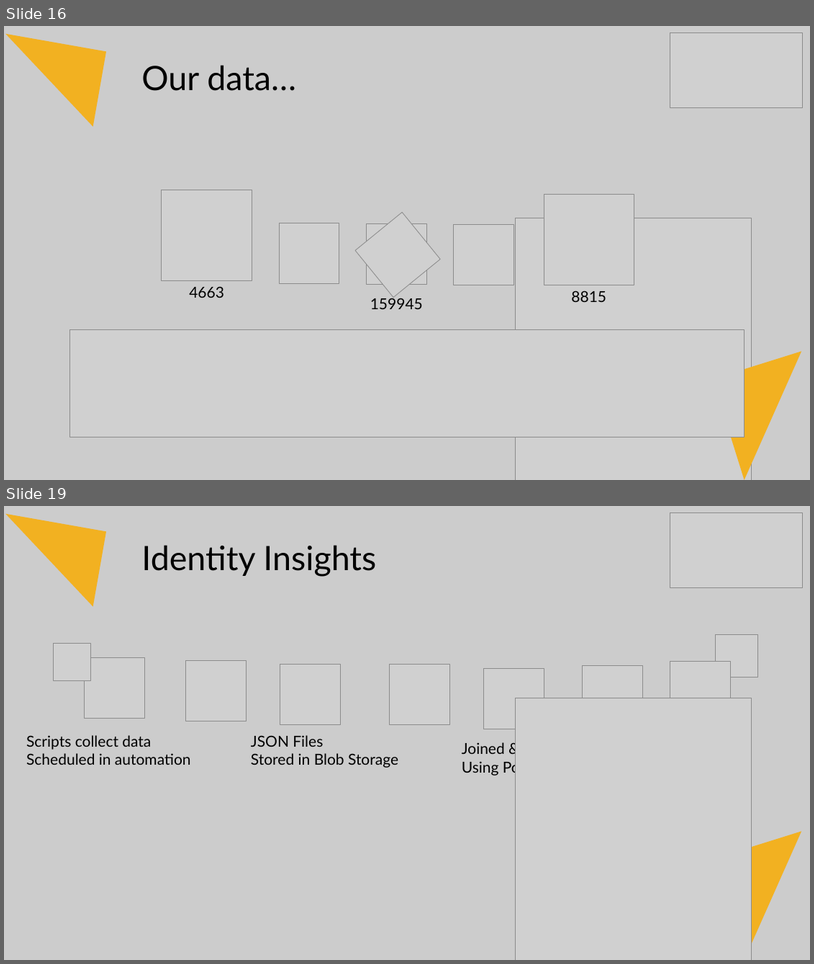
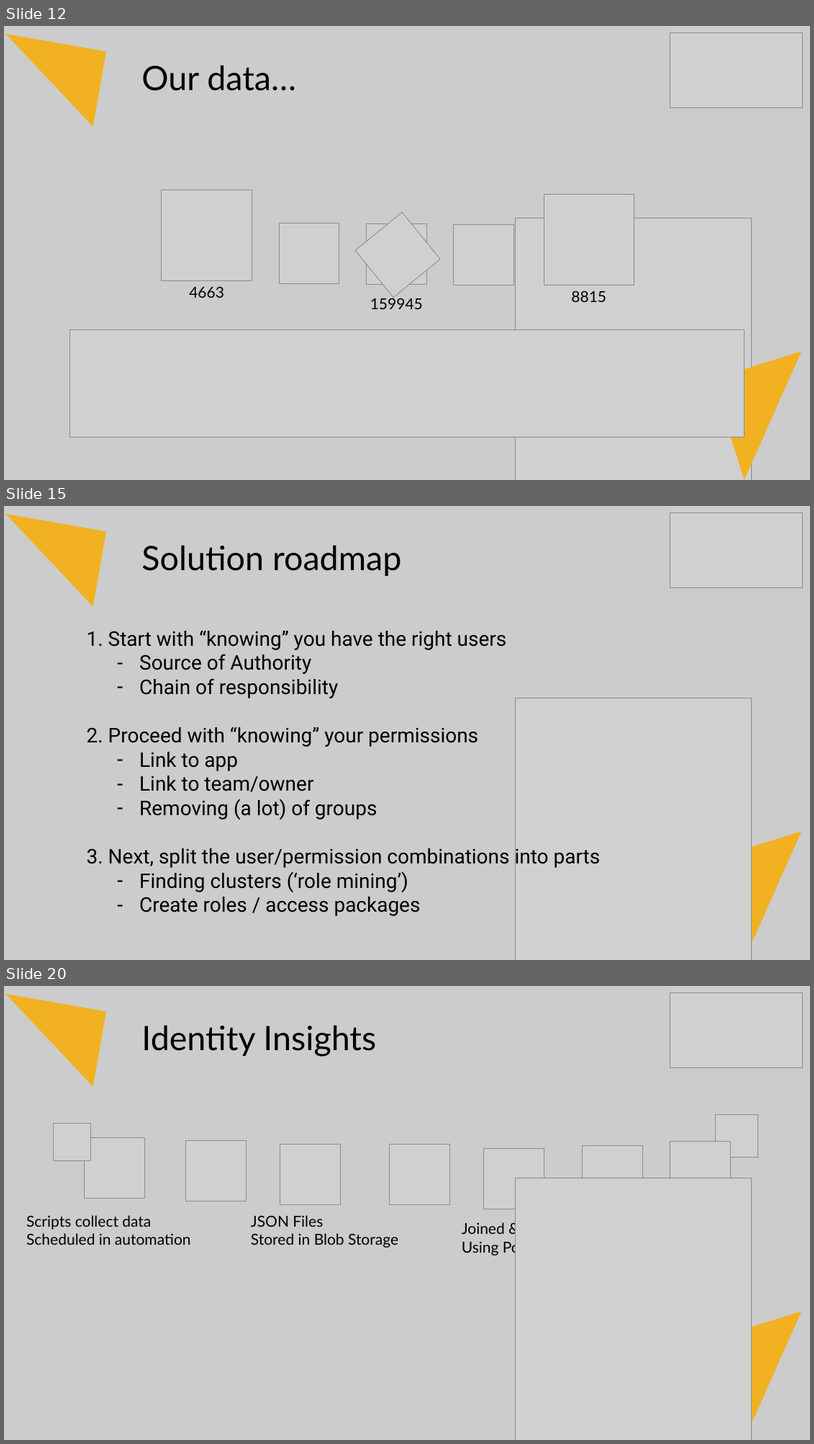
Before and after one commit to Fortigi/IdentityInsights, a slide deck: Presentation/Identity Insights.pptx. Shown one above the other, each under a label of ours: slides 16 and 19 before the commit, slides 12, 15 and 20 after it; the slides between them are not shown. The pictures are 814x964 and 814x1444 pixels, drawn with LibreOffice and Linux fonts; fonts in the diff are those of the drawing; grey boxes stand for pictures. Boxes give left, top, right and bottom in pixels: in the first picture for what was removed or moved away, otherwise in the second. Text is boxed around its words. In the diff, an @@ line names an element or a change of style, - is before the commit and + after.

```diff
--- a/Presentation/Identity Insights.pptx
+++ b/Presentation/Identity Insights.pptx
@@ slide 15 added at box(4, 506, 810, 960), background #CCCCCC @@
@@ right triangle added at box(4, 514, 106, 607), fill #F2B121 @@
@@ picture added at box(671, 512, 803, 587) @@
@@ text added at box(142, 545, 401, 576), 40 pt, text #000000 @@
+Solution roadmap
@@ text added at box(87, 631, 601, 916), 24 pt, text #000000 @@
+1. Start with “knowing” you have the right users
+  – Source of Authority
+  – Chain of responsibility
+2. Proceed with “knowing” your permissions
+  – Link to app
+  – Link to team/owner
+  – Removing (a lot) of groups
+3. Next, split the user/permission combinations into parts
+  – Finding clusters (‘role mining’)
+  – Create roles / access packages
@@ picture added at box(516, 698, 751, 960) @@
@@ right triangle added at box(713, 831, 810, 960), fill #F2B121 @@
@@ what was slide 16 is now slide 12 @@
@@ what was slide 19 is now slide 20 @@
```
Also in this commit, not shown: 15 slides changed, 15 other slides added, 2 slides removed.
